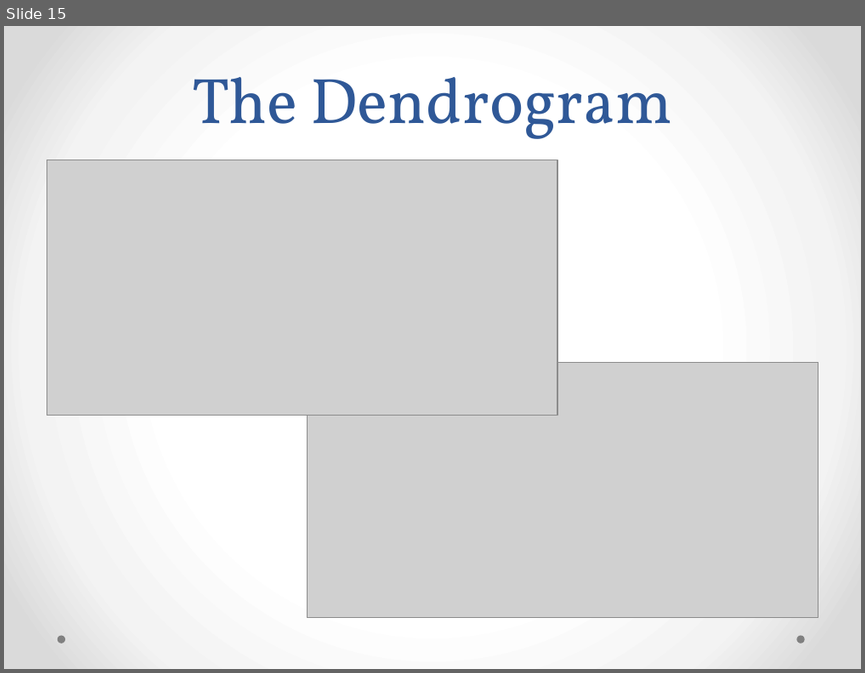
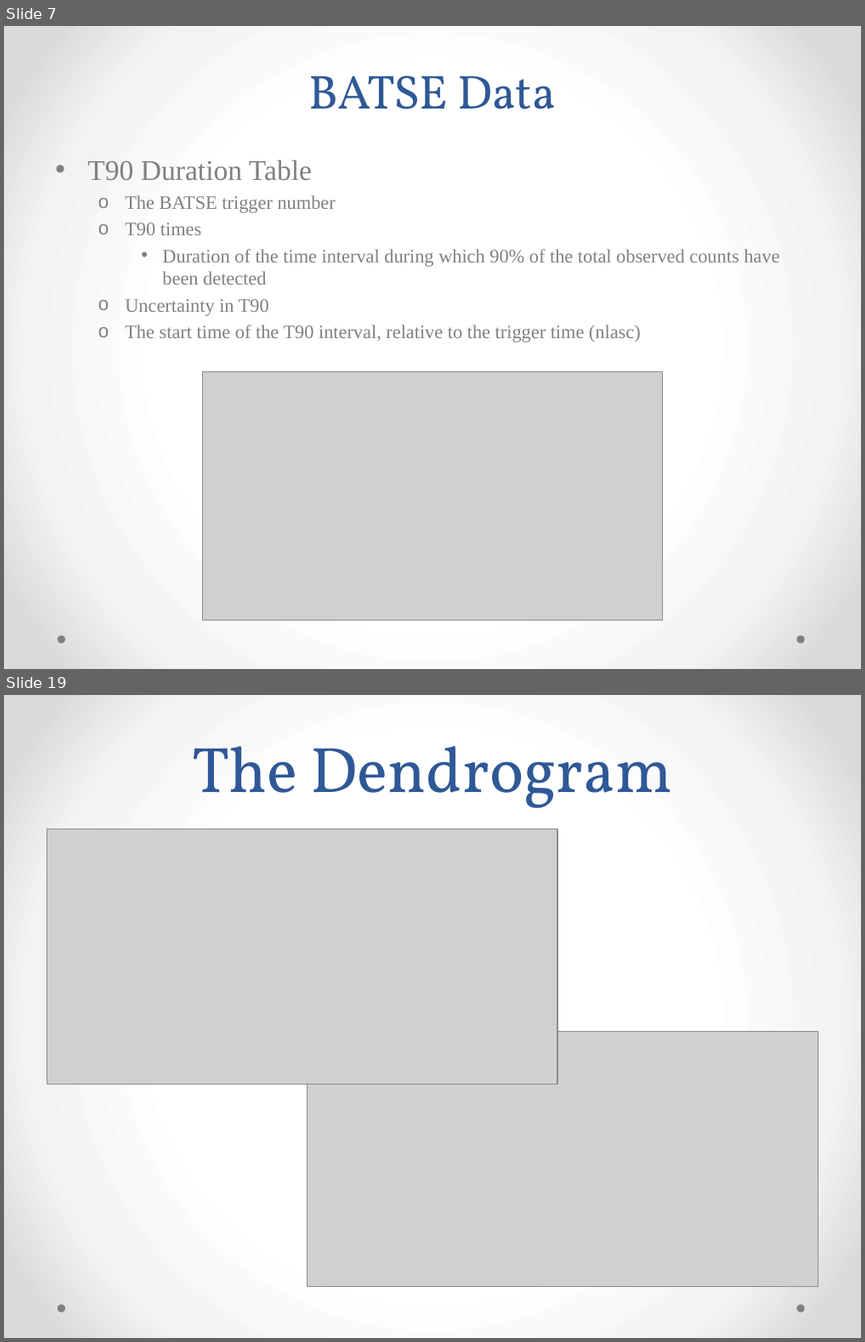
Before and after one commit to twcannon/MastersThesis, a slide deck: Paper/MastersPresentation.pptx. Shown one above the other, each under a label of ours: slide 15 before the commit, slides 7 and 19 after it; the slides between them are not shown. The pictures are 865x673 and 865x1342 pixels, drawn with LibreOffice and Linux fonts; fonts in the diff are those of the drawing; grey boxes stand for pictures. Boxes give left, top, right and bottom in pixels: in the first picture for what was removed or moved away, otherwise in the second. Text is boxed around its words. In the diff, an @@ line names an element or a change of style, - is before the commit and + after.

```diff
--- a/Paper/MastersPresentation.pptx
+++ b/Paper/MastersPresentation.pptx
@@ slide 7 added at (4,26,861,669), background gradient #FFFFFF to #F4F4F4 to #DADADA; not listed: 2 template elements that a slide beside it also shows @@
@@ title added at (309,75,556,109), 40 pt, text #2F5897 @@
+BATSE Data
@@ text added at (87,159,779,342), 16 pt, text #808080 @@
+• T90 Duration Table
+  o The BATSE trigger number
+  o T90 times
+    • Duration of the time interval during which 90% of the total observed counts have been detected
+  o Uncertainty in T90
+  o The start time of the T90 interval, relative to the trigger time (nlasc)
@@ picture added at (203,371,662,620) @@
@@ what was slide 15 is now slide 19 @@
```
Also in this commit, not shown: 17 slides changed, 5 other slides added, 2 slides removed, 12 other files.
